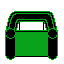
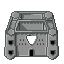
Before/after of a 64 x 64 layered artwork. What changed in the layer stack:
painted on "Tour de base - couleur" over left=4, top=11, right=59, bottom=60
hid "Tour de base - premier jet", painted on it over left=4, top=11, right=59, bottom=60
